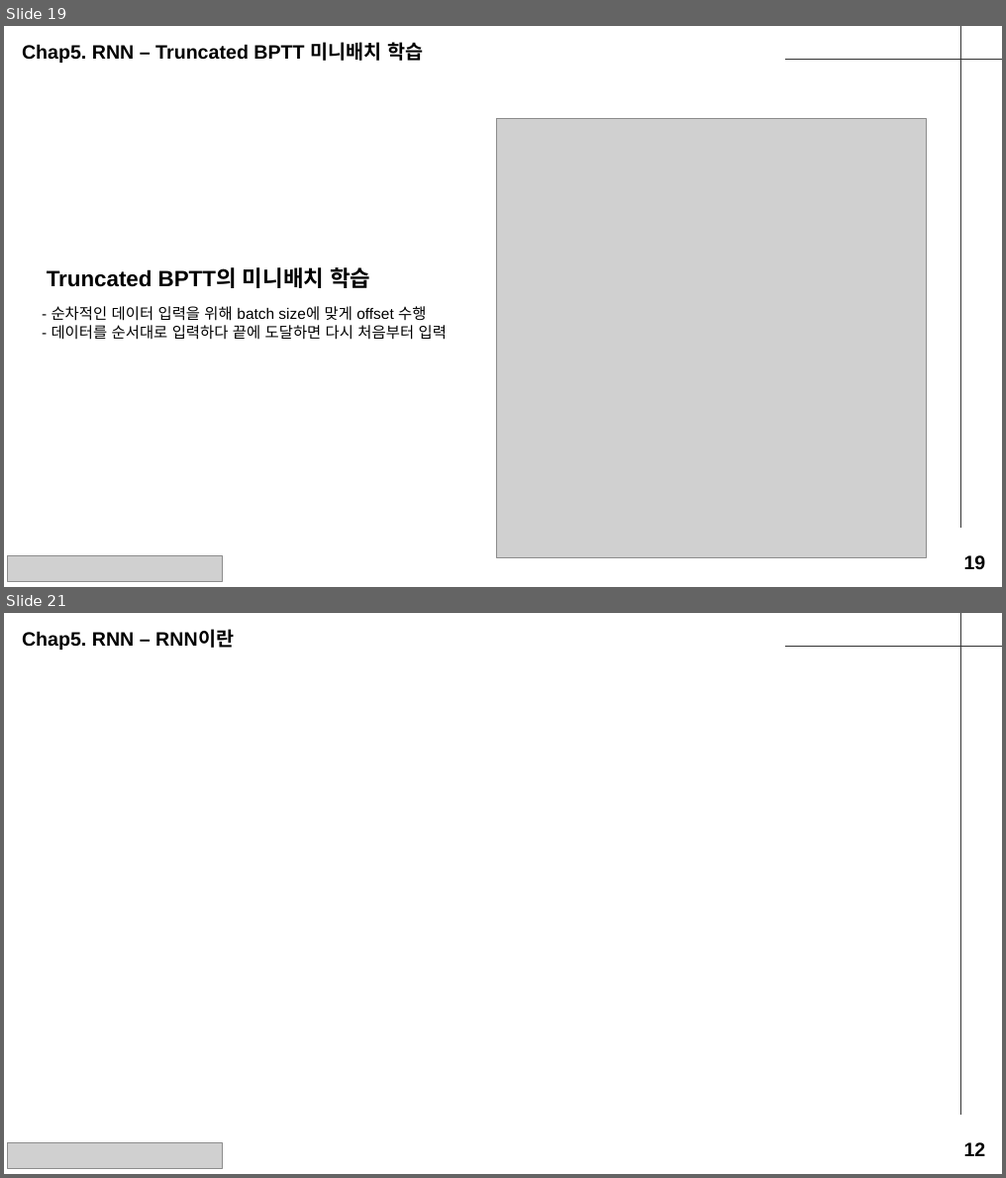
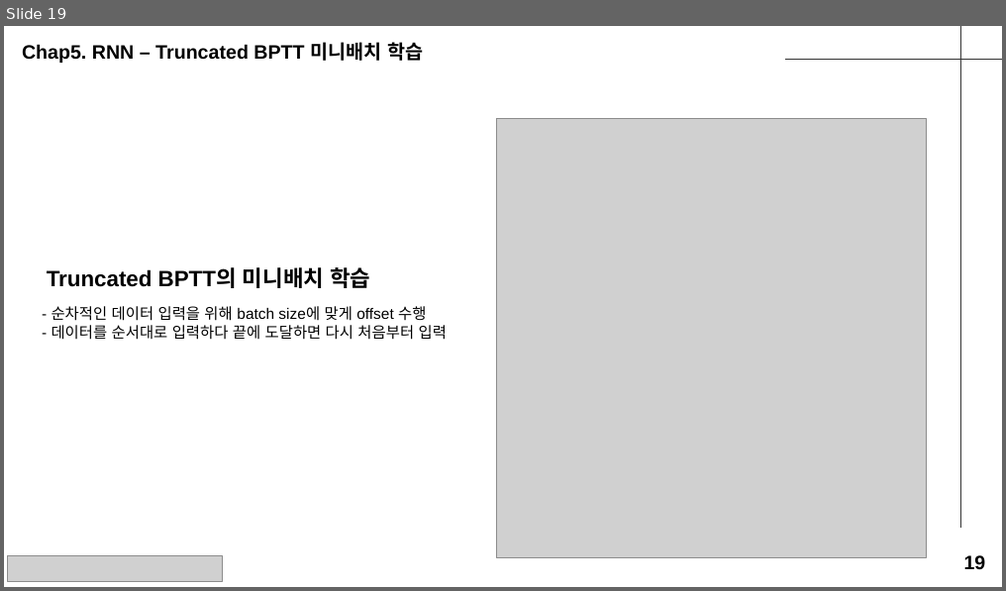
Before and after one commit to seungdeng/Deep-Learning-from-Scratch, a slide deck: study/발표자료/20250220_밑딥2_이승건_chap234발표자료.pptx. Shown one above the other, each under a label of ours: slides 19 and 21 before the commit, slide 19 after it; the slides between them are not shown. The pictures are 1006x1178 and 1006x591 pixels, drawn with LibreOffice and Linux fonts; fonts in the diff are those of the drawing; grey boxes stand for pictures. Boxes give left, top, right and bottom in pixels: in the first picture for what was removed or moved away, otherwise in the second. Text is boxed around its words. In the diff, an @@ line names an element or a change of style, - is before the commit and + after.

```diff
--- a/study/발표자료/20250220_밑딥2_이승건_chap234발표자료.pptx
+++ b/study/발표자료/20250220_밑딥2_이승건_chap234발표자료.pptx
@@ slide 21 removed at <box>4,613,1002,1174</box>, background #FFFFFF; not listed: 2 template elements that a slide beside it also shows @@
@@ text removed at <box>22,631,234,650</box> @@
-Chap5. RNN – RNN이란
@@ picture removed at <box>8,1144,222,1168</box> @@
@@ text removed at <box>964,1143,986,1157</box> @@
-12
```
Also in this commit, not shown: 2 slides changed, 2 slides added, 2 other slides removed.
